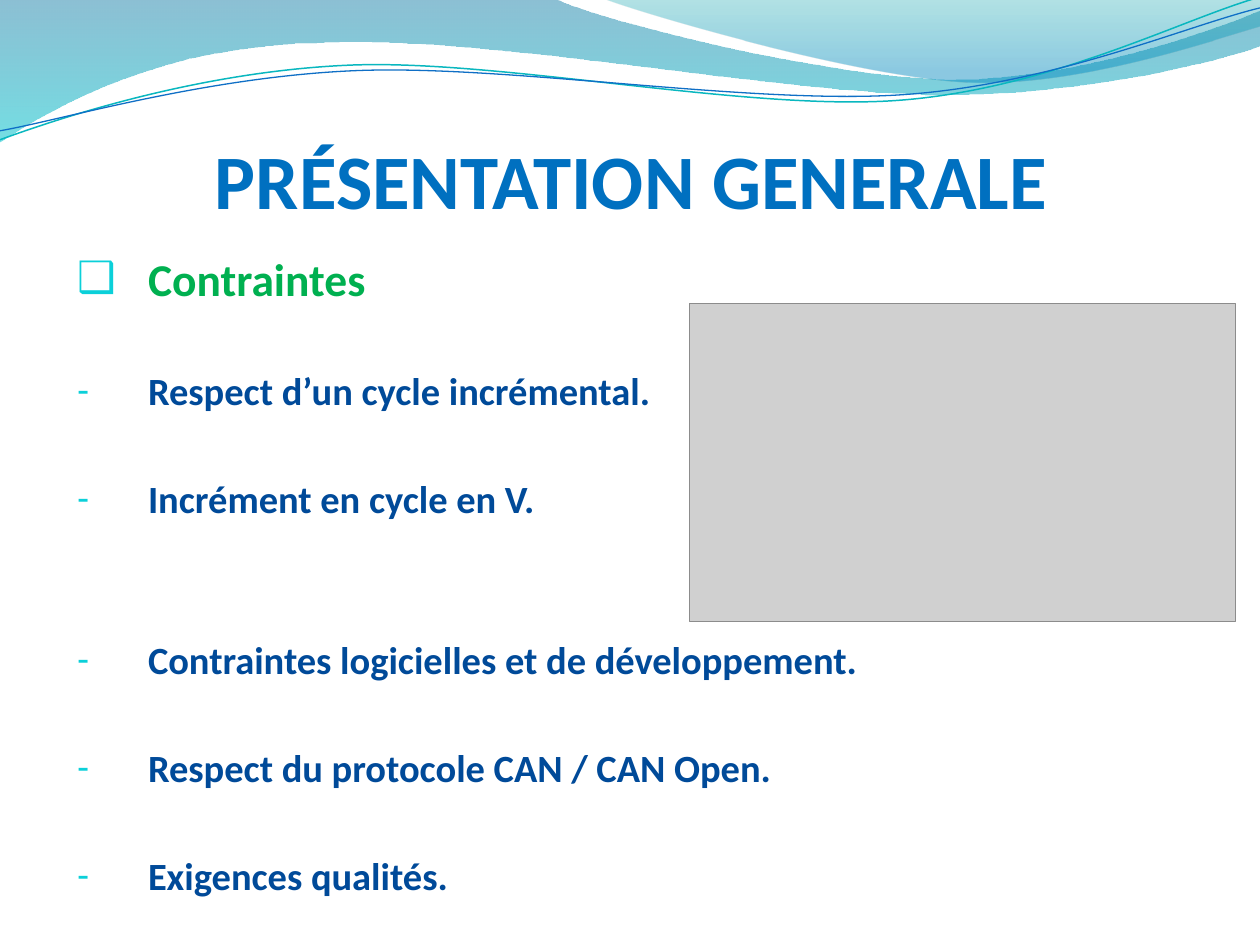
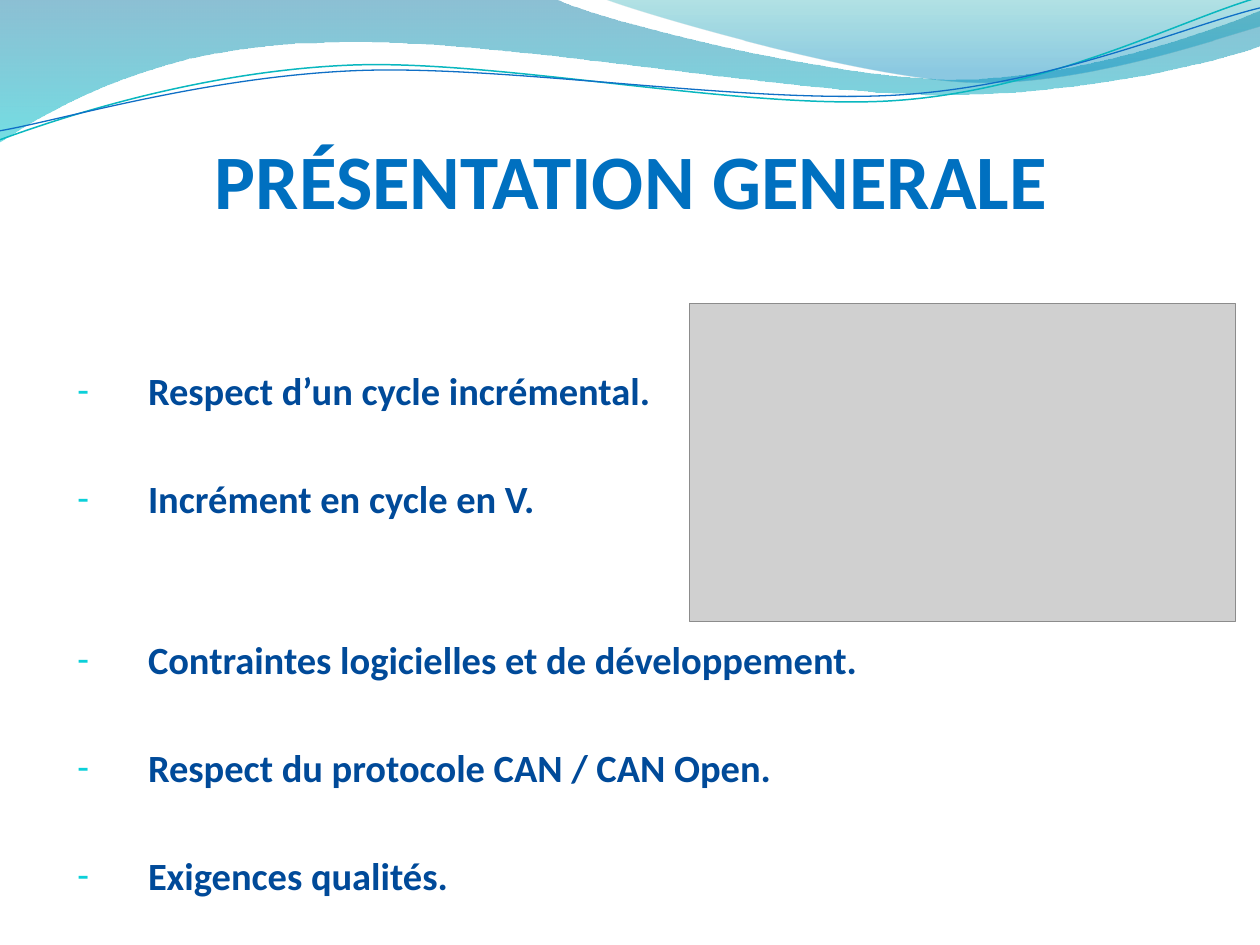
Before and after one commit to hardware/AscenseurPoissons, a slide deck: slide 8 of REVUES/REVUE ANALYSE/RevueAnalysePPT.pptx. Drawn at 1260x945 pixels with LibreOffice and Linux fonts; fonts in the diff are those of the drawing; grey boxes stand for pictures; background and template pictures are left out. Boxes give left, top, right and bottom in pixels: in the first picture for what was removed or moved away, otherwise in the second. Text is boxed around its words. In the diff, an @@ line names an element or a change of style, - is before the commit and + after.

```diff
--- a/REVUES/REVUE ANALYSE/RevueAnalysePPT.pptx
+++ b/REVUES/REVUE ANALYSE/RevueAnalysePPT.pptx
@@ text at [148,264,365,297]: paragraph removed @@
-❑ Contraintes
```
Also in this commit, not shown: 6 other slides changed.
